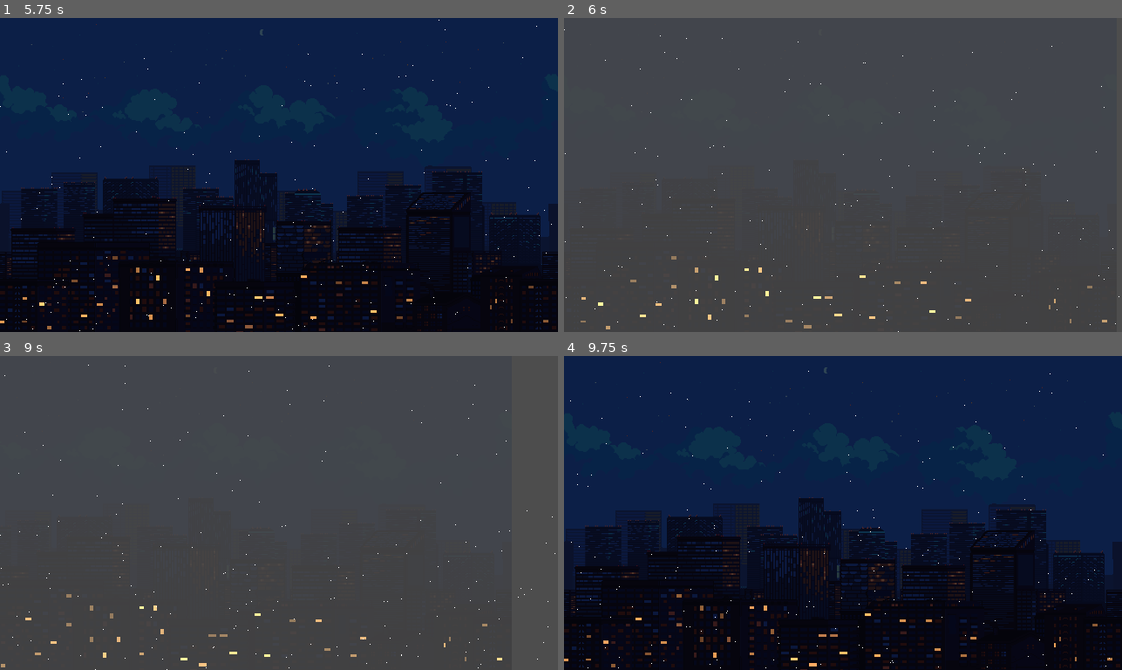
Above: before the commit, frames 1-4 (two rows, left to right).
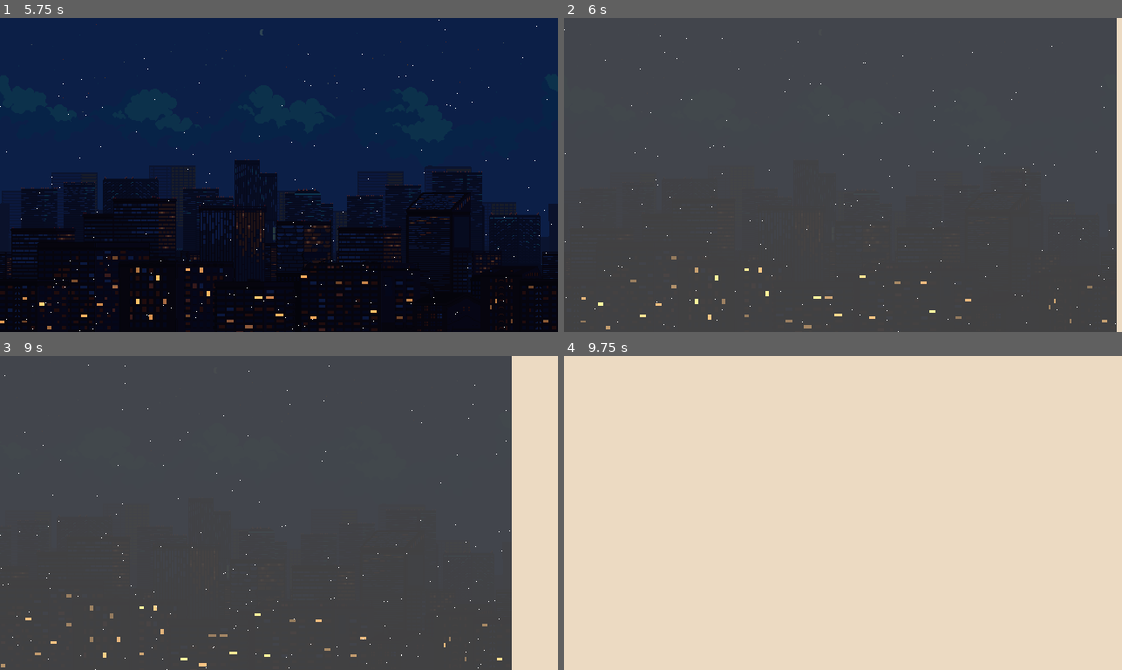
Above: after the commit, the same moments.

Repository: Darkx32/SenseAmbient
Game: Godot game, scene res://scenes/main.tscn
Same seed, same stepped clock (60 frames per second), same inputs: the game is played once before the commit and once after it.
Inputs (mouse positions are in pixels of both pictures, inside the frame that each line leads up to):
- Up to frame 1 (5.75 s): tap Enter at 0.5 s; move the mouse to (401, 159) at 0.52 s; click (401, 159) at 0.67 s; drag from (167, 190) to (251, 237) at 1.27 s; move the mouse to (334, 105) at 2.02 s; click (334, 105) at 2.17 s; drag from (251, 237) to (111, 127) at 2.77 s; move the mouse to (446, 222) at 3.52 s; click (446, 222) at 3.67 s; drag from (111, 127) to (195, 96) at 4.27 s; move the mouse to (306, 175) at 5.02 s; click (306, 175) at 5.17 s
- Up to frame 2 (6 s): drag from (759, 96) to (731, 190) at 5.77 s
- Up to frame 3 (9 s): move the mouse to (401, 497) at 6.52 s; click (401, 497) at 6.67 s; drag from (167, 528) to (251, 575) at 7.27 s; move the mouse to (334, 443) at 8.02 s; click (334, 443) at 8.17 s; drag from (251, 575) to (111, 465) at 8.77 s
- Up to frame 4 (9.75 s): move the mouse to (1010, 560) at 9.52 s; click (1010, 560) at 9.67 s

Frame 1 is identical in both runs. In frame 2, 0.9% of the frame differs, in the area x 99-100%, y 0-100%; in frame 3, 8.3%; in frame 4, 100%, in the area x 0-100%, y 0-100%.

Commit message:
feat: anxiety screen added

Diff:
--- /dev/null
+++ b/scenes/anxietyScreen.tscn
@@ -0,0 +1,23 @@
+[gd_scene format=3 uid="uid://bj32buce3jfar"]
+
+[ext_resource type="Script" uid="uid://fkhjrspqju6h" path="res://scripts/anxiety_screen.gd" id="1_ra4tg"]
+[ext_resource type="Script" uid="uid://bxjhnq8pfuk62" path="res://scripts/anxiety_effect.gd" id="2_sejhj"]
+
+[node name="anxietyScreen" type="Control" unique_id=1693131433]
+layout_mode = 3
+anchors_preset = 15
+anchor_right = 1.0
+anchor_bottom = 1.0
+grow_horizontal = 2
+grow_vertical = 2
+script = ExtResource("1_ra4tg")
+
+[node name="Background" type="ColorRect" parent="." unique_id=730367390]
+layout_mode = 1
+anchors_preset = 15
+anchor_right = 1.0
+anchor_bottom = 1.0
+grow_horizontal = 2
+grow_vertical = 2
+color = Color(0.9254902, 0.85490197, 0.7607843, 1)
+script = ExtResource("2_sejhj")
--- a/scenes/main.tscn
+++ b/scenes/main.tscn
@@ -3,6 +3,7 @@
 [ext_resource type="Script" uid="uid://dmyhkn7qraxqq" path="res://scripts/main.gd" id="1_o5qli"]
 [ext_resource type="PackedScene" uid="uid://b01ni6r4doy75" path="res://scenes/joyScreen.tscn" id="2_0wfyh"]
 [ext_resource type="PackedScene" uid="uid://c4ig7c5rip5rw" path="res://scenes/sadScreen.tscn" id="3_sugp2"]
+[ext_resource type="PackedScene" uid="uid://bj32buce3jfar" path="res://scenes/anxietyScreen.tscn" id="4_jyhfs"]
 
 [node name="Control" type="Control" unique_id=457604795]
 clip_contents = true
@@ -29,3 +30,6 @@
 
 [node name="sadScreen" parent="ScreenContainer" unique_id=890553158 instance=ExtResource("3_sugp2")]
 layout_mode = 1
+
+[node name="anxietyScreen" parent="ScreenContainer" unique_id=1693131433 instance=ExtResource("4_jyhfs")]
+layout_mode = 1
--- /dev/null
+++ b/scripts/anxiety_effect.gd
@@ -0,0 +1,75 @@
+extends ColorRect
+
+var line_width: float
+var elapsed: float
+var drawing_speed: float
+
+var effects: Array[Dictionary] = []
+
+func add_effect(effect: Dictionary):
+	effects.append(effect)
+
+func clear_effects():
+	effects.clear()
+
+func configure(config: Dictionary) -> void:
+	line_width = config.line_width
+	elapsed = config.elapsed
+	drawing_speed = config.drawing_speed
+
+func _process(delta: float) -> void:
+	for effect in effects:
+		effect.time += delta
+
+	queue_redraw()
+
+func _draw() -> void:
+	for effect in effects:
+		var strands = effect.strands
+		var center = effect.position
+		var time = effect.time
+
+		var remaining := int(time * drawing_speed)
+
+		for line in strands:
+			if remaining <= 0:
+				break
+
+			var count := mini(remaining, line.size())
+
+			if count >= 2:
+				var partial := PackedVector2Array()
+
+				for i in range(count):
+					partial.append(center + line[i])
+
+				draw_polyline(partial, Color.BLACK, line_width, true)
+
+			remaining -= line.size()
+
+func smooth_curve(points: PackedVector2Array) -> PackedVector2Array:
+	var result := PackedVector2Array()
+
+	for i in range(points.size() - 1):
+		var p0 := points[maxi(i - 1, 0)]
+		var p1 := points[i]
+		var p2 := points[i + 1]
+		var p3 := points[mini(i + 2, points.size() - 1)]
+
+		for j in range(6):
+			var t := float(j) / 6.0
+			var t2 := t * t
+			var t3 := t2 * t
+
+			var point := 0.5 * (
+				2.0 * p1 +
+				(-p0 + p2) * t +
+				(2.0 * p0 - 5.0 * p1 + 4.0 * p2 - p3) * t2 +
+				(-p0 + 3.0 * p1 - 3.0 * p2 + p3) * t3
+			)
+
+			result.append(point)
+
+	result.append(points[points.size() - 1])
+
+	return result
--- /dev/null
+++ b/scripts/anxiety_screen.gd
@@ -0,0 +1,62 @@
+extends Control
+
+var line_count := 12
+var points_per_line: int
+var radius: float
+@export var line_width := 1.5
+@export var elapsed := 0.0
+@export var drawing_speed := 180.0
+var movement := 3.0
+
+var rng := RandomNumberGenerator.new()
+
+@onready var background: ColorRect = $Background
+
+func _ready() -> void:
+	rng.randomize()
+
+	background.configure({
+		"line_width": line_width,
+		"elapsed": elapsed,
+		"drawing_speed": drawing_speed,
+	})
+
+func on_tap(local_position: Vector2):
+	var strands: Array[PackedVector2Array] = []
+	radius = rng.randf_range(35, 70)
+
+	for s in range(line_count):
+		var points := PackedVector2Array()
+
+		var angle := rng.randf_range(0.0, TAU)
+		var current := Vector2.ZERO
+
+		points_per_line = rng.randi_range(20, 65)
+
+		for i in range(points_per_line):
+			points.append(current)
+
+			angle += rng.randf_range(-1.4, 1.4)
+
+			var next := current + Vector2.from_angle(angle) * rng.randf_range(5.0, 12.0)
+
+			if next.length() > radius:
+				angle = (-current).angle() + rng.randf_range(-1.0, 1.0)
+				next = current + Vector2.from_angle(angle) * 8.0
+
+			current = next
+
+		strands.append(points)
+
+	if background.has_method("add_effect"):
+		background.add_effect({
+			"position": local_position,
+			"strands": strands,
+			"time": 0.0
+		})
+
+	queue_redraw()
+
+func clear() -> void:
+	if background.has_method("clear_effects"):
+		background.clear_effects()
--- a/scripts/joy_screen.gd
+++ b/scripts/joy_screen.gd
@@ -51,7 +51,7 @@
 			else:
 				tilemap.set_cell(tile_position, 0, tiles[3])
 
-func clear_particles() -> void:
+func clear() -> void:
 	for child in get_children():
 		if child is GPUParticles2D:
 			child.queue_free()
--- a/scripts/main.gd
+++ b/scripts/main.gd
@@ -97,8 +97,8 @@
 		if screen == null:
 			continue
 
-		if screen.has_method("clear_particles"):
-			screen.clear_particles()
+		if screen.has_method("clear"):
+			screen.clear()
 
 		if screen.has_method("set_active"):
 			screen.set_active(i == current_screen)
Not shown, added: scripts/anxiety_effect.gd.uid
Not shown, added: scripts/anxiety_screen.gd.uid
